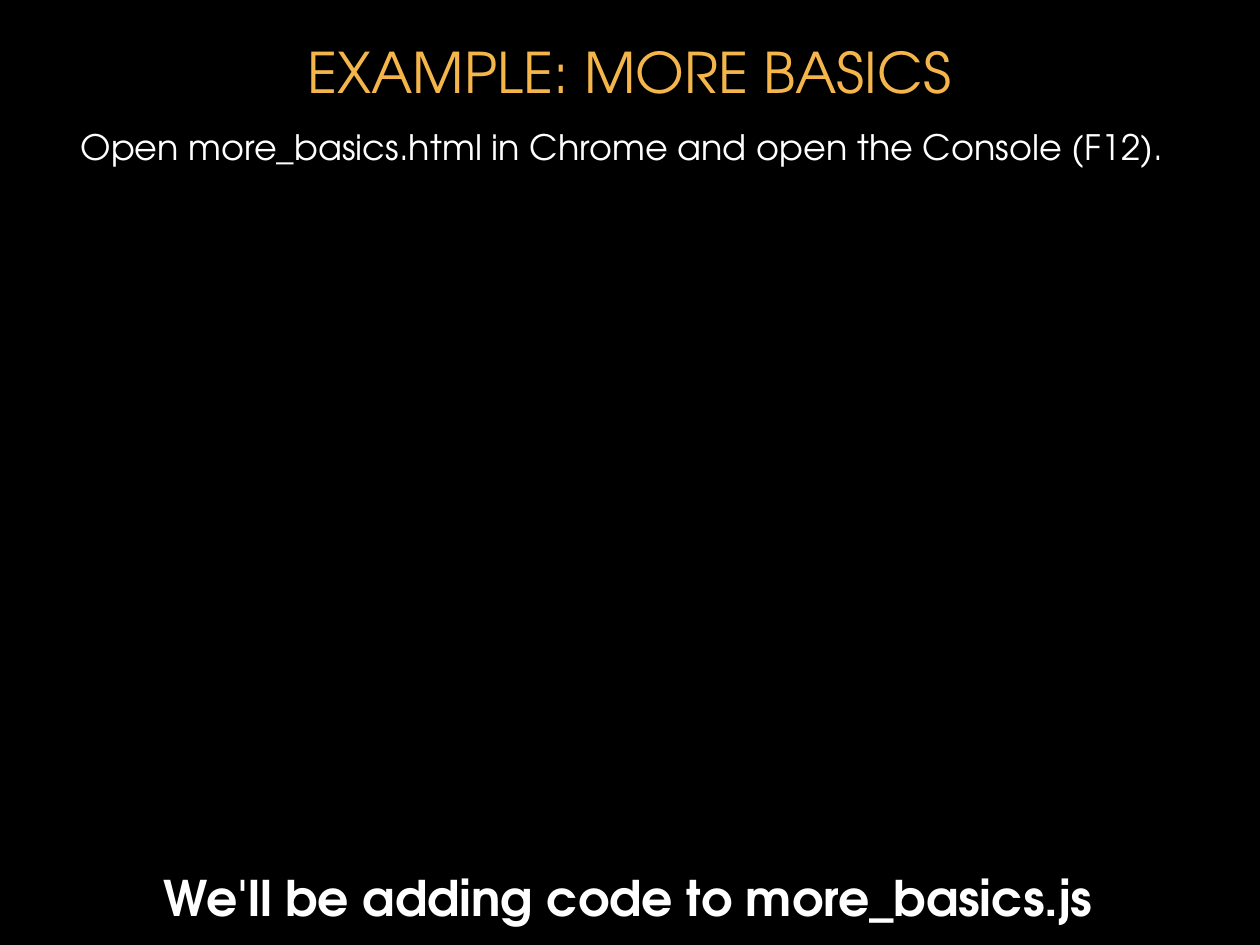
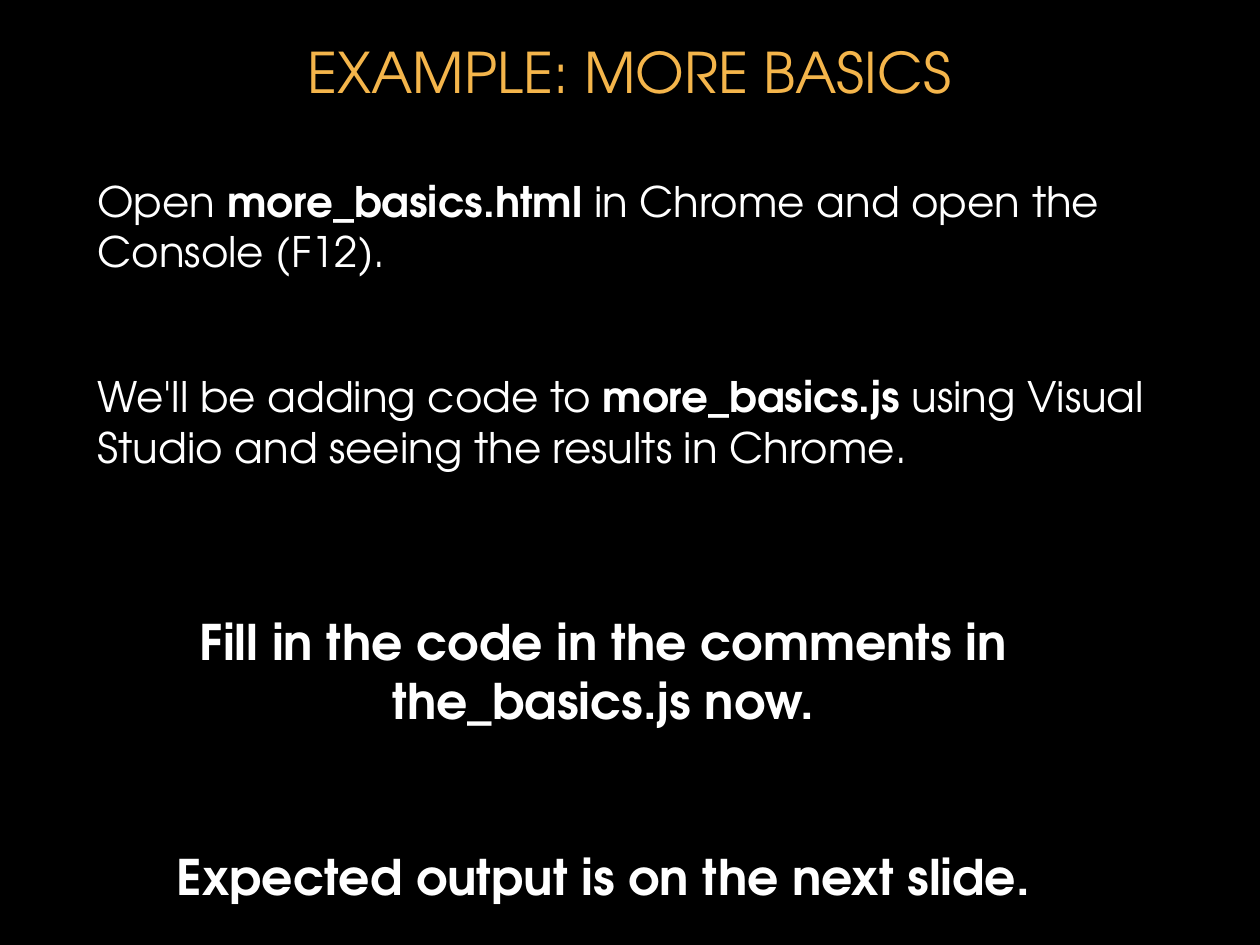
Before and after one commit to donfreiday/cpsc330-js, a slide deck: slide 61 of Javascript.pptx (slide 42 before the commit). Drawn at 1260x945 pixels with LibreOffice and Linux fonts; fonts in the diff are those of the drawing; background and template pictures are left out. Boxes give left, top, right and bottom in pixels: in the first picture for what was removed or moved away, otherwise in the second. Text is boxed around its words. In the diff, an @@ line names an element or a change of style, - is before the commit and + after.

```diff
--- a/Javascript.pptx
+++ b/Javascript.pptx
@@ text "Open more_basics.html in Chrome and ...": place and size @@
-text "Open more_basics.html in Chrome and ..." at box(81, 133, 1163, 168)
+text "Open more_basics.html in Chrome and ..." at box(97, 184, 1099, 277)
@@ text "Open more_basics.html in Chrome and ..." at box(97, 184, 1099, 277): size 20 to 24 pt; bold on in "more_basics.html"; alignment centre to left @@
@@ text at box(97, 379, 1144, 472): text changed; size 28 to 24 pt; bold off @@
-We'll be adding code to more_basics.js
+We'll be adding code to more_basics.js using Visual Studio and seeing the results in Chrome.
@@ text added at box(177, 622, 1030, 904), 28 pt, text #FFFFFF, bold @@
+Fill in the code in the comments in the_basics.js now.
+Expected output is on the next slide.
```
Also in this commit, not shown: 25 other slides changed, 26 slides added, 7 slides removed, 2 other files.
